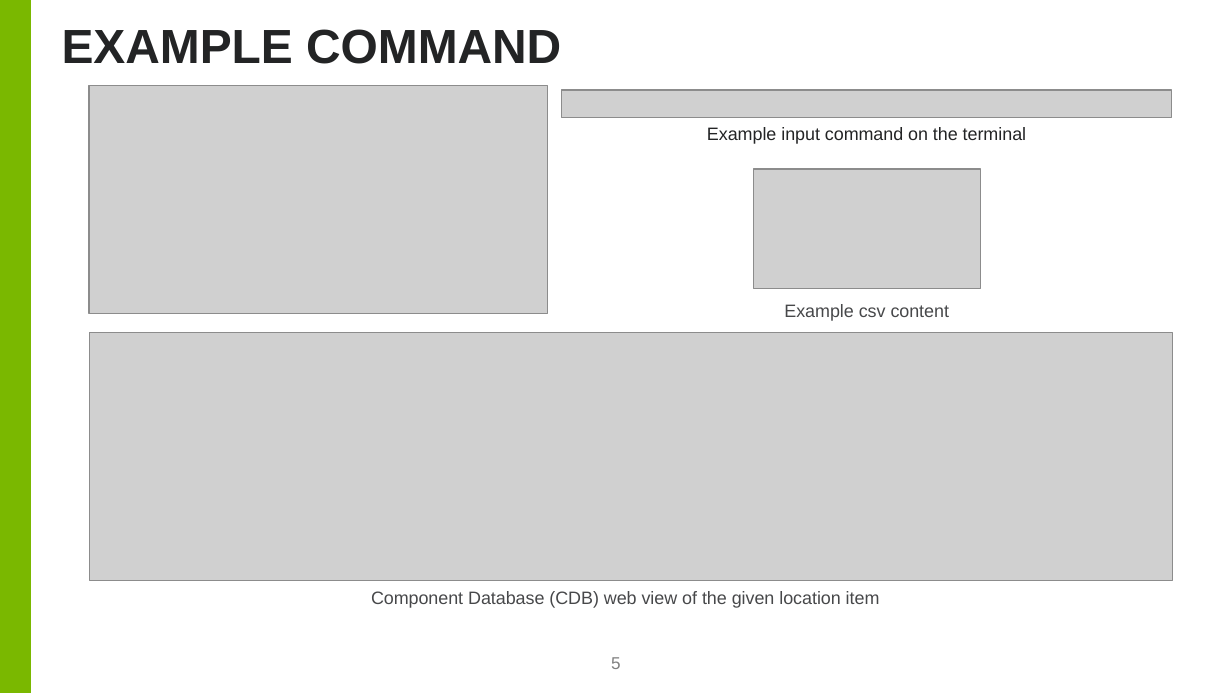
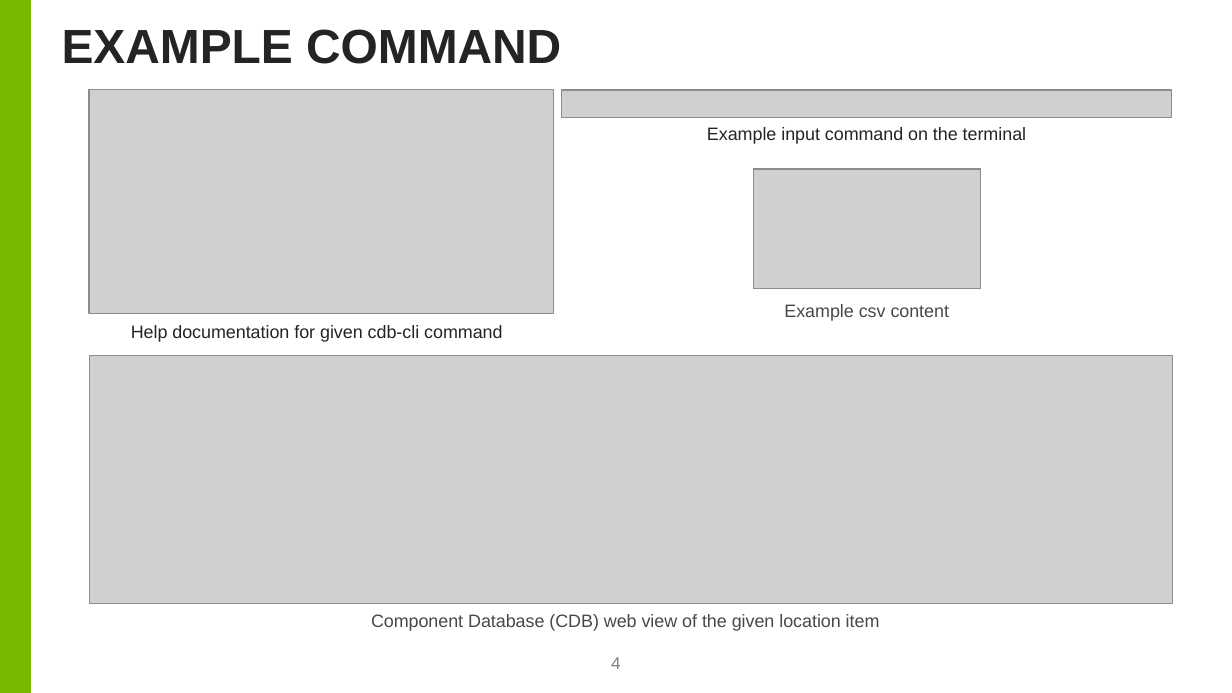
Before and after one commit to cslam7/aps-geoJson, a slide deck: slide 4 of Lam_Cory_Presentation.pptx (slide 5 before the commit). Drawn at 1232x693 pixels with LibreOffice and Linux fonts; fonts in the diff are those of the drawing; grey boxes stand for pictures; background and template pictures are left out. Boxes give left, top, right and bottom in pixels: in the first picture for what was removed or moved away, otherwise in the second. Text is boxed around its words. In the diff, an @@ line names an element or a change of style, - is before the commit and + after.

```diff
--- a/Lam_Cory_Presentation.pptx
+++ b/Lam_Cory_Presentation.pptx
@@ picture: place and size @@
-picture at box(89, 85, 547, 313)
+picture at box(89, 90, 553, 314)
@@ text added at box(131, 325, 502, 342), 10.5 pt, text #232425 @@
+Help documentation for given cdb-cli command
@@ picture: place and size @@
-picture at box(90, 333, 1173, 580)
+picture at box(90, 356, 1173, 604)
@@ text "Component Database (CDB) web view ...": place and size @@
-text "Component Database (CDB) web view ..." at box(371, 591, 880, 608)
+text "Component Database (CDB) web view ..." at box(371, 614, 880, 631)
@@ page number at box(611, 657, 621, 669): text changed @@
-5
+4
```
Also in this commit, not shown: 3 other slides changed, 2 slides removed, 2 other files.
